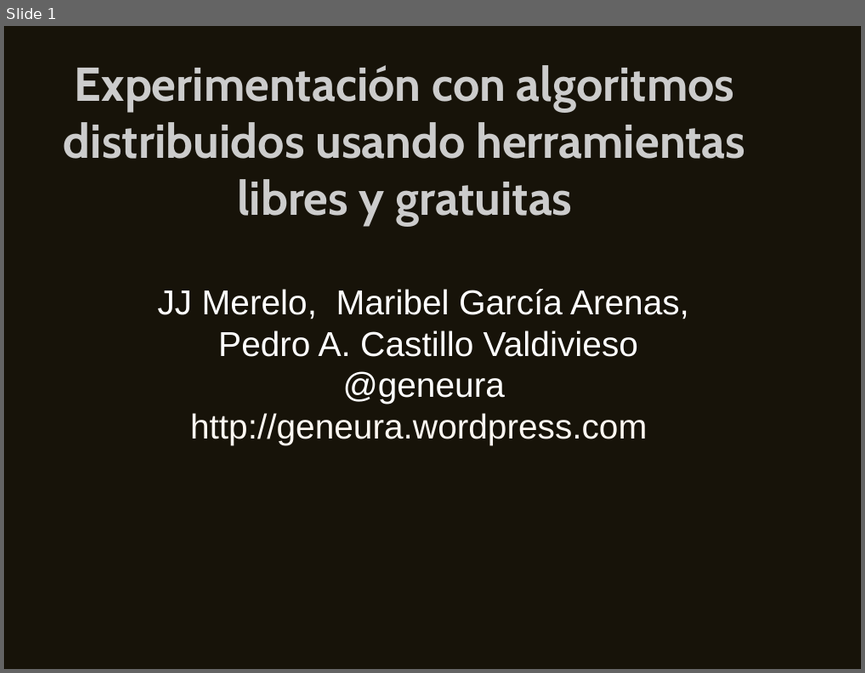
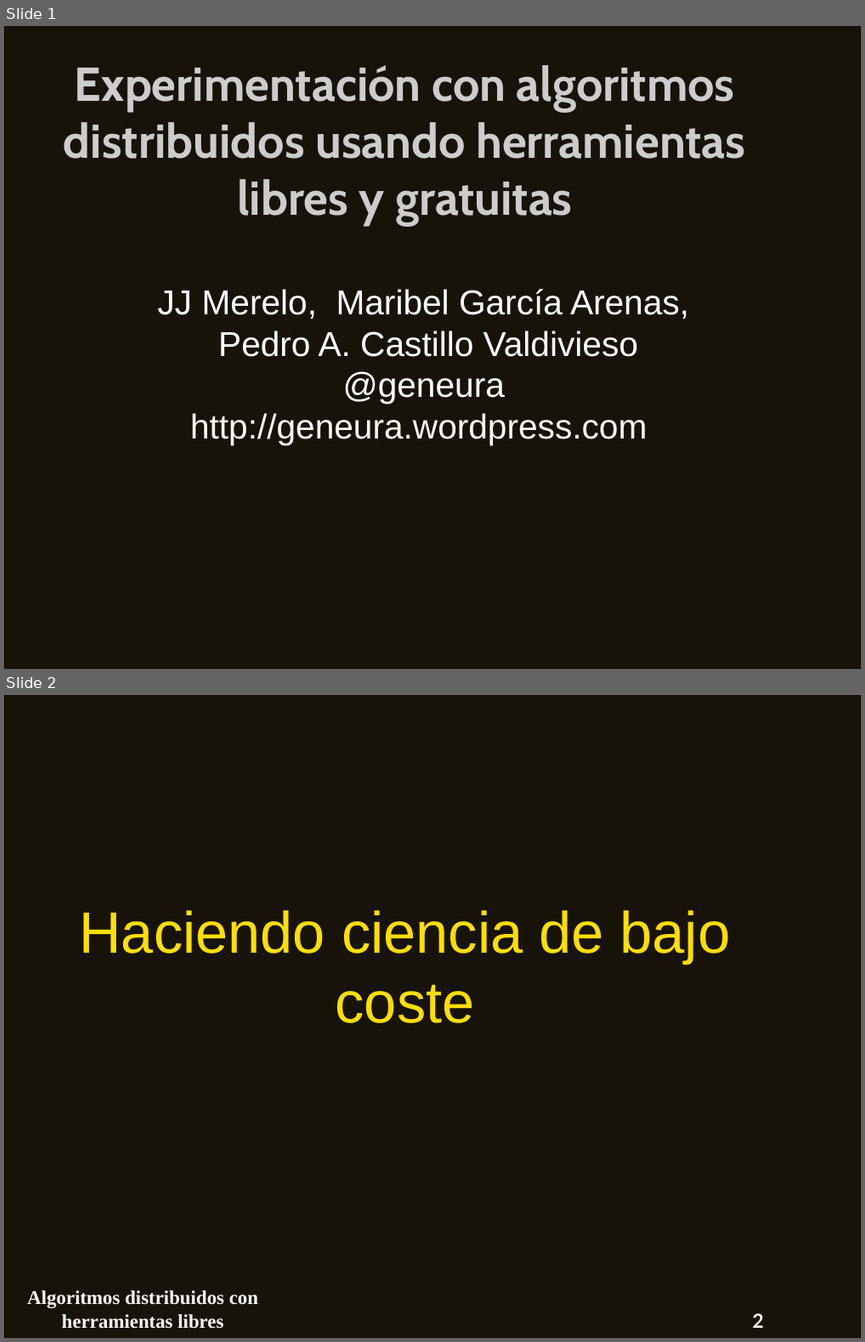
Before and after one commit to CANUBE/maeb-2013, a slide deck: presentacion.odp. Shown one above the other, each under a label of ours: slide 1 before the commit, slides 1 and 2 after it. The pictures are 865x673 and 865x1342 pixels, drawn with LibreOffice and Linux fonts; fonts in the diff are those of the drawing. Boxes give left, top, right and bottom in pixels: in the first picture for what was removed or moved away, otherwise in the second. Text is boxed around its words. In the diff, an @@ line names an element or a change of style, - is before the commit and + after.

```diff
--- a/presentacion.odp
+++ b/presentacion.odp
@@ slide 2 added at (x1=4, y1=695, x2=861, y2=1338), background #171309 @@
@@ subtitle added at (x1=79, y1=910, x2=731, y2=1023), 54 pt, text #FFDE00 @@
+Haciendo ciencia de bajo coste
@@ text added at (x1=27, y1=1290, x2=258, y2=1328), 18 pt, text #FDF8F2, bold @@
+Algoritmos distribuidos con herramientas libres
@@ page number added at (x1=752, y1=1313, x2=763, y2=1327), 18 pt, text #FDF8F2, bold @@
+2
```
Also in this commit, not shown: 12 other slides added, 4 slides removed.
